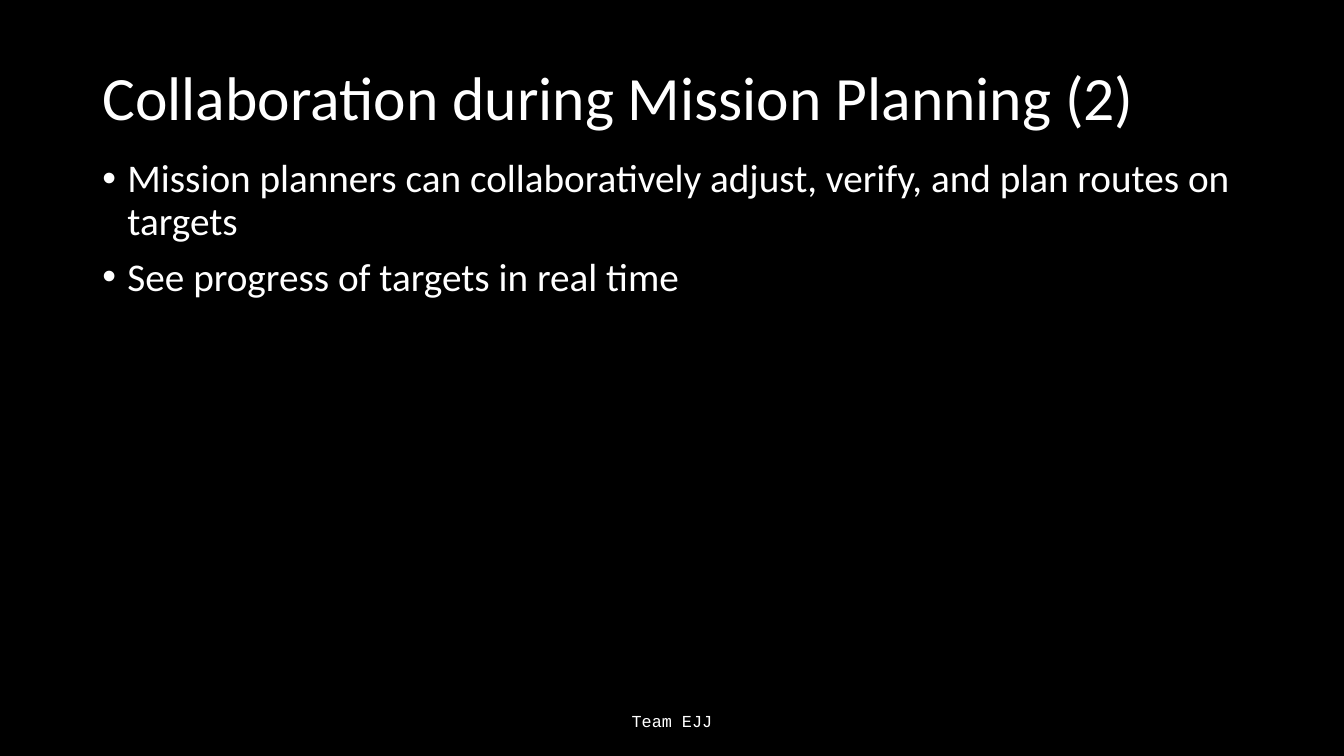
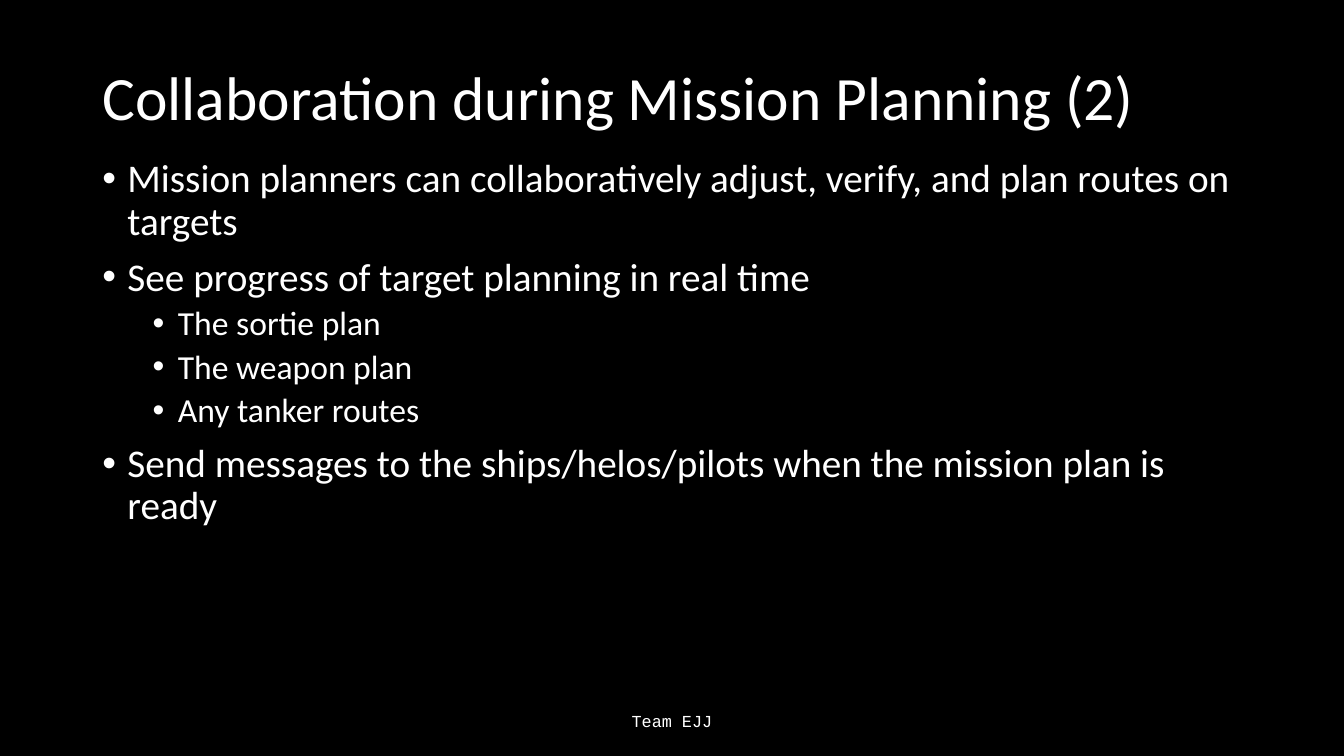
Before and after one commit to Jonathan805/RestrictedPlanning, a slide deck: slide 15 of TeamEJJ.pptx (slide 18 before the commit). Drawn at 1344x756 pixels with LibreOffice and Linux fonts; fonts in the diff are those of the drawing. Boxes give left, top, right and bottom in pixels: in the first picture for what was removed or moved away, otherwise in the second. Text is boxed around its words. In the diff, an @@ line names an element or a change of style, - is before the commit and + after.

```diff
--- a/TeamEJJ.pptx
+++ b/TeamEJJ.pptx
@@ text at (127,263,1164,526): text changed @@
-• See progress of targets in real time
+• See progress of target planning in real time
+  • The sortie plan
+  • The weapon plan
+  • Any tanker routes
+• Send messages to the ships/helos/pilots when the mission plan is ready
```
Also in this commit, not shown: 3 other slides changed, 3 slides removed, 1 other file.
